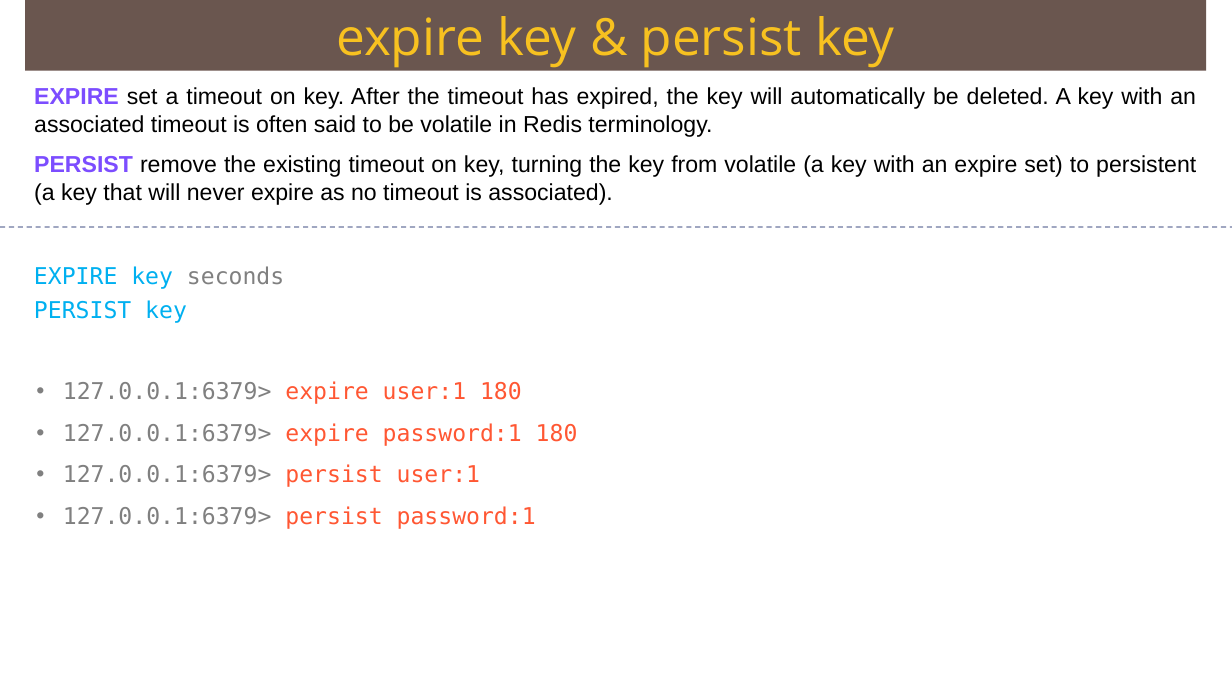
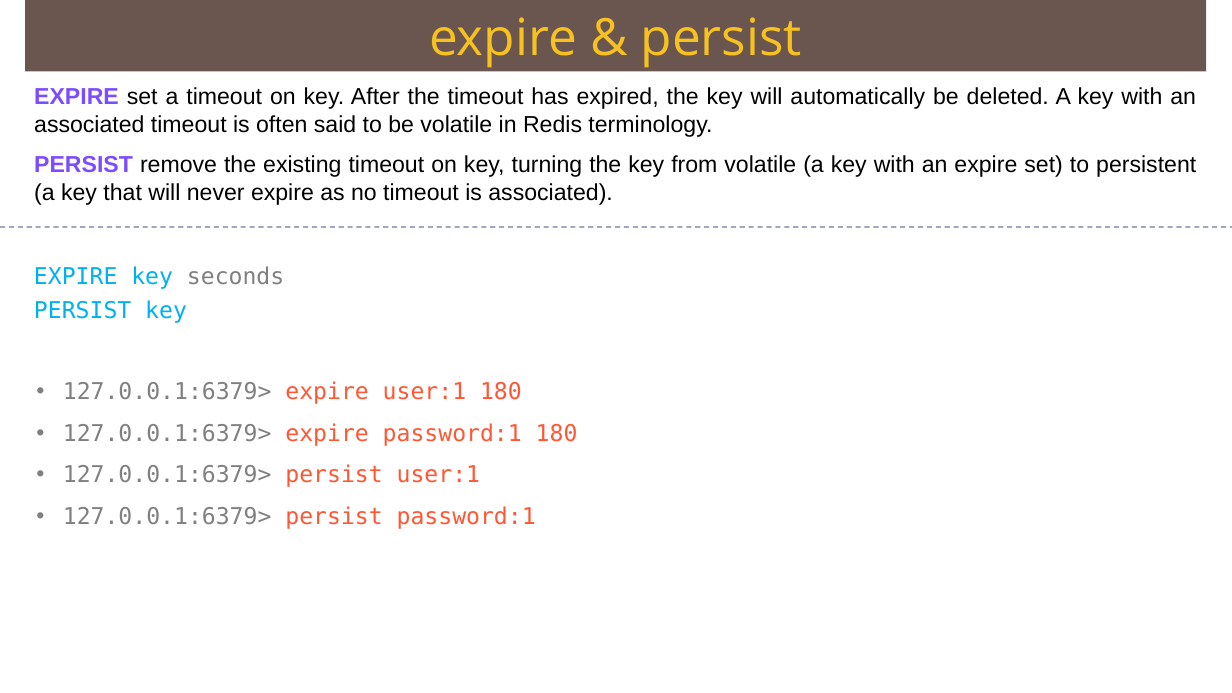
Before and after one commit to Saleel-Bagde/PPT-s, a slide deck: slide 22 of redis Ver2.pptx. Drawn at 1232x693 pixels with LibreOffice and Linux fonts; fonts in the diff are those of the drawing. Boxes give left, top, right and bottom in pixels: in the first picture for what was removed or moved away, otherwise in the second. Text is boxed around its words. In the diff, an @@ line names an element or a change of style, - is before the commit and + after.

```diff
--- a/redis Ver2.pptx
+++ b/redis Ver2.pptx
@@ text in rectangle at [429,17,802,68]: text changed @@
-expire key & persist key
+expire & persist
```
Also in this commit, not shown: 52 other slides changed, 3 slides added.
